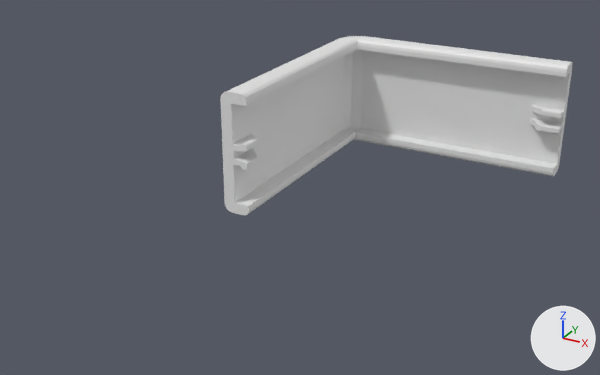
One commit to the Blender file model/2020_cover.blend: the scene before it, then after it.
Both versions are drawn from a camera (50 mm lens) standing at (103.2, -154.5, 82.6) and looking at (20.3, -3.7, 7.2). The lights are fixed; the arrows at lower right show +X, +Y and +Z. The picture after the commit comes second. The same objects are shown in both versions, whatever each file hides.

In view in the first picture: 'back_corner'.
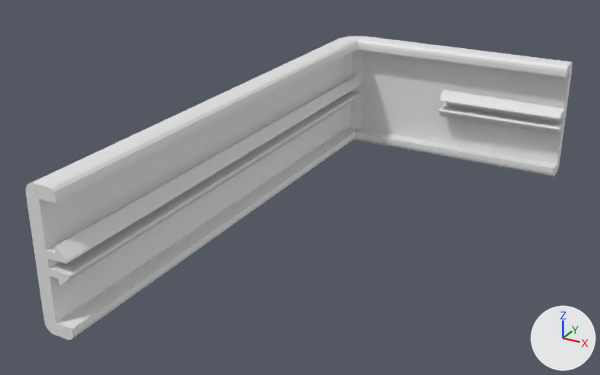
ob_clipse_cut_back_corner is not drawn itself; it is used by a modifier of ob_back_corner.

Diff of the bpy script that builds the scene:
```diff
--- a/model/2020_cover.blend.py
+++ b/model/2020_cover.blend.py
@@ me_cube_004 @@
 # used by ob_back_corner; location = (0.0, 1.1, 0.0)
-me_cube_004.from_pydata(...)  # 286 vertices, 272 faces; spans x -3.0..63.1, y -1.0..66.0, z -5.5..25.5
+me_cube_004.from_pydata(...)  # 286 vertices, 272 faces; spans x -3.0..63.1, y -62.0..66.0, z -5.5..25.5
+# me_cube_004 part 1: all 28 vertices in x -3.0..4.0, y -1.0, z -5.5..25.5 are moved by (0.0, -61.0, 0.0)
@@ me_cube_009_1 @@
+me_cube_009_1.from_pydata(...)  # 56 vertices, 30 faces; spans x -1.5..5.0, y 30.0..63.1, z 6.0..14.0
@@ me_cube_001_1 @@
+me_cube_001_1.from_pydata(...)  # 56 vertices, 30 faces; spans x -1.5..5.0, y -62.0..65.4, z 6.0..14.0
@@ ob_back_corner @@
 _m = ob_back_corner.modifiers.new('Boolean', 'BOOLEAN')
-_m.object = ob_clipse_cut
+_m.object = ob_clipse_back
 _m.operation = 'UNION'
 _m = ob_back_corner.modifiers.new('Boolean.001', 'BOOLEAN')
-_m.object = ob_clipse_cut_back_corner
+_m.object = ob_clipse_back_rotated
 _m.operation = 'UNION'
@@ ob_clipse_cut_back_corner @@
-ob_clipse_cut_back_corner = bpy.data.objects.new('clipse_cut_back_corner', me_cube_006)
-ob_clipse_cut_back_corner.location = (62.1, 64.09, 0.0)
-ob_clipse_cut_back_corner.rotation_euler = (0.0, 0.0, -1.571)  # degrees (0, 0, -90)
-ob_clipse_cut_back_corner.scale = (1.0, -1.0, 1.0)
-ob_clipse_cut_back_corner.hide_set(True)
@@ ob_clipse_back_rotated @@
+ob_clipse_back_rotated = bpy.data.objects.new('clipse_back_rotated', me_cube_009_1)
+ob_clipse_back_rotated.location = (0.0, 64.3, 0.0)
+ob_clipse_back_rotated.rotation_euler = (0.0, 0.0, -1.571)  # degrees (0, 0, -90)
+ob_clipse_back_rotated.hide_set(True)
@@ ob_clipse_back @@
+ob_clipse_back = bpy.data.objects.new('clipse_back', me_cube_001_1)
+ob_clipse_back.location = (0.0, 1.109, 0.0)
+ob_clipse_back.hide_set(True)
```

Where the change shows, as pixel boxes (x1, y1, x2, y2) in the pictures (600 x 375 px; the box of a moved part takes in the faces that stretch with it):
'back_corner', reshaped, modifiers changed (55% wider, 69% taller)
    before: (220, 36, 572, 215)
    after: (26, 36, 572, 340)
part 1 of me_cube_004, moved or reshaped
    before: (220, 38, 357, 215)
    after: (26, 38, 357, 340)
